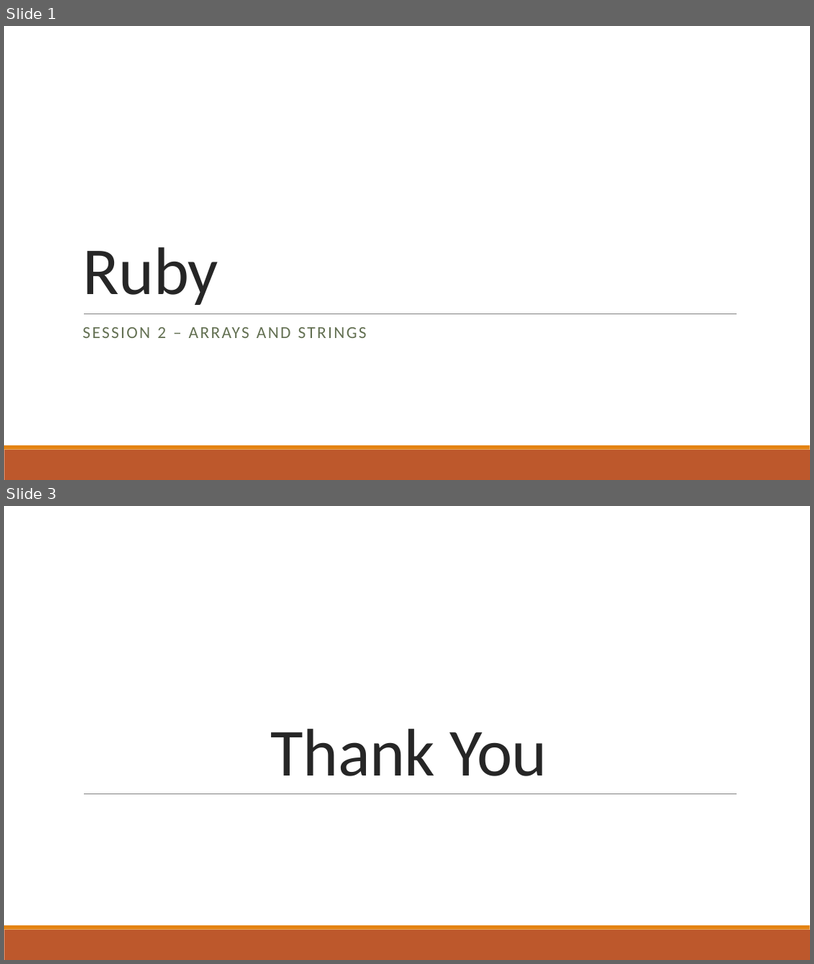
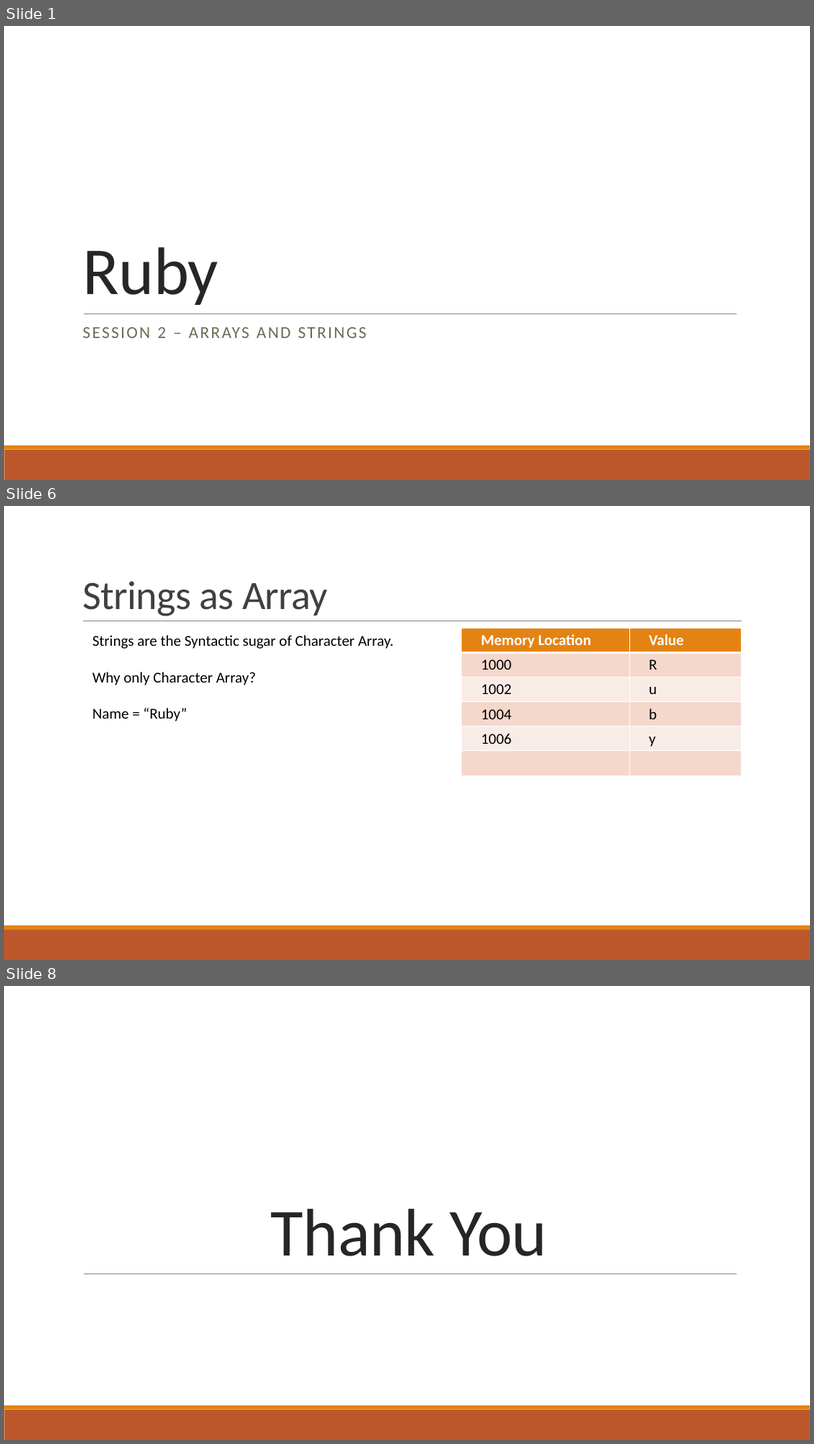
Before and after one commit to pawan9489/TeachingRuby, a slide deck: Session2-Array&Strings.pptx. Shown one above the other, each under a label of ours: slides 1 and 3 before the commit, slides 1, 6 and 8 after it; the slides between them are not shown. The pictures are 814x964 and 814x1444 pixels, drawn with LibreOffice and Linux fonts; fonts in the diff are those of the drawing. Boxes give left, top, right and bottom in pixels: in the first picture for what was removed or moved away, otherwise in the second. Text is boxed around its words. In the diff, an @@ line names an element or a change of style, - is before the commit and + after.

```diff
--- a/Session2-Array&Strings.pptx
+++ b/Session2-Array&Strings.pptx
@@ slide 6 added at (4, 506, 810, 960), background #FFFFFF; not listed: 2 template elements that a slide beside it also shows @@
@@ title added at (82, 581, 328, 616), 48 pt, text #404040 @@
+Strings as Array
@@ line added from (83, 621) to (743, 621), #808080 0.5 pt @@
@@ text added at (93, 635, 394, 721), 18 pt, text #000000 @@
+Strings are the Syntactic sugar of Character Array.
+Why only Character Array?
+Name = “Ruby”
@@ table added at (462, 628, 742, 775), 6 rows, 2 columns @@
+Memory Location | Value
+1000 | R
+1002 | u
+1004 | b
+1006 | y
+ | 
@@ what was slide 3 is now slide 8 @@
```
Also in this commit, not shown: 5 other slides added, 1 slide removed, 2 other files.
